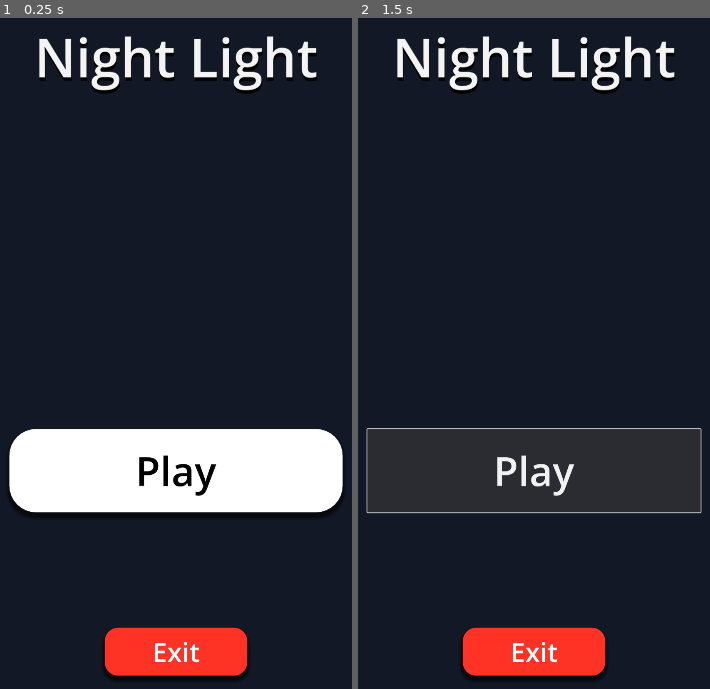
Above: before the commit, frames 1-2 (left to right).
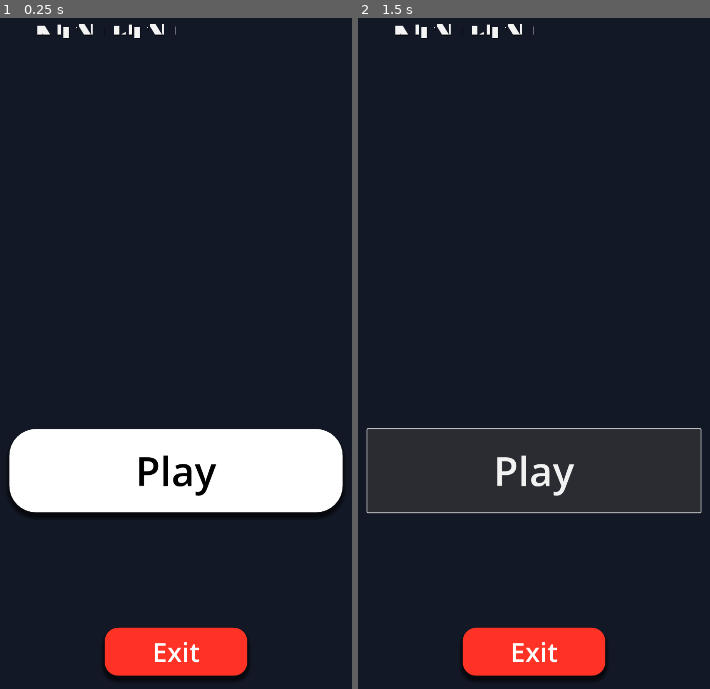
Above: after the commit, the same moments.

Repository: AJ2126/NightLight
Game: Godot game, scene res://Scenes/MainScene/main.tscn
Two runs of this game, one before a commit and one after it. Both use one fixed random seed, a clock stepped at 60 frames per second and the inputs below.
Inputs:
- Up to frame 1 (0.25 s): no input
- Up to frame 2 (1.5 s): click "Play" at 0.5 s; click "Play" at 1.25 s

The runs differ from the first frame. In frame 1, 2.6% of the frame differs, in the area x 10-91%, y 0-12%; in frame 2, 2.6%.

Commit message:
Update main_menu.tscn

Diff:
--- a/Scenes/MainMenu/main_menu.tscn
+++ b/Scenes/MainMenu/main_menu.tscn
@@ -1,4 +1,10 @@
-[gd_scene load_steps=3 format=3 uid="uid://dq6sdvo2xgifq"]
+[gd_scene load_steps=4 format=3 uid="uid://dq6sdvo2xgifq"]
+
+[sub_resource type="CanvasItemMaterial" id="CanvasItemMaterial_r0mel"]
+particles_animation = true
+particles_anim_h_frames = 2
+particles_anim_v_frames = 4
+particles_anim_loop = true
 
 [sub_resource type="StyleBoxFlat" id="StyleBoxFlat_r0mel"]
 bg_color = Color(1, 1, 1, 1)
@@ -21,6 +27,7 @@
 [node name="MainMenu" type="CanvasLayer"]
 
 [node name="Label" type="Label" parent="."]
+material = SubResource("CanvasItemMaterial_r0mel")
 anchors_preset = 5
 anchor_left = 0.5
 anchor_right = 0.5
